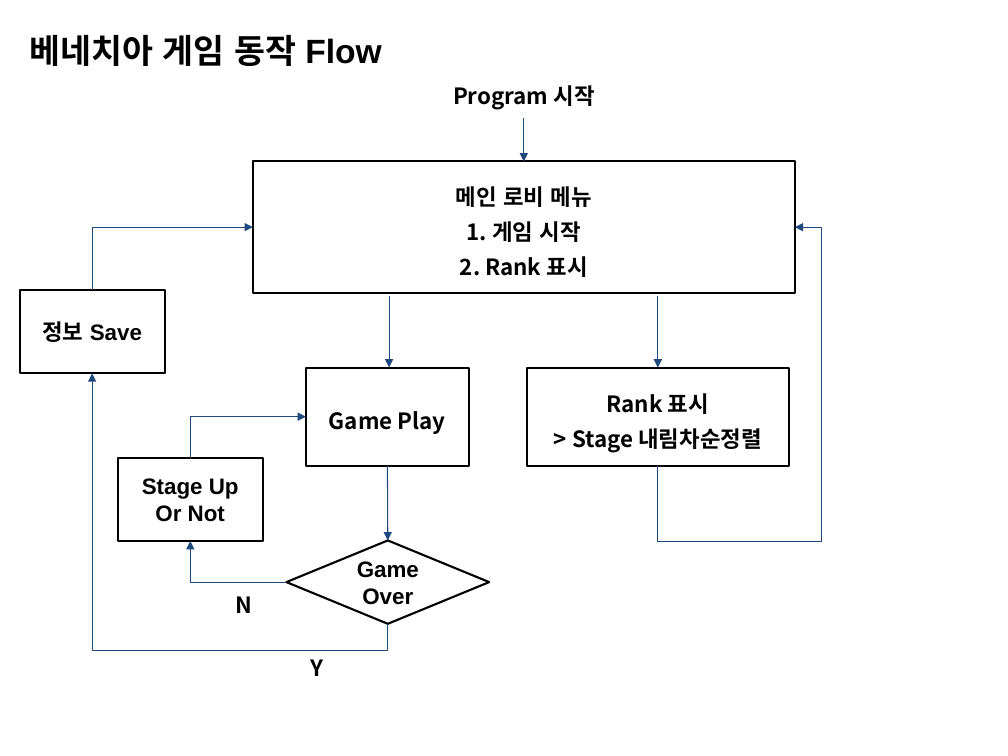
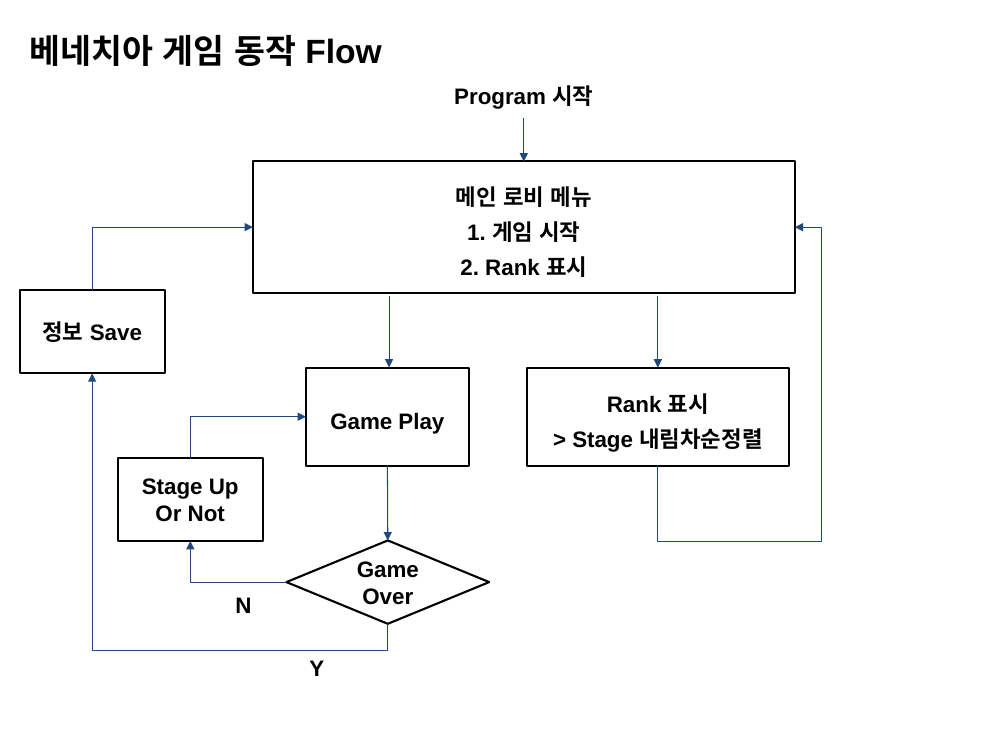
Before and after one commit to seongbae15/AcademyClass, a slide deck: slide 2 of 제출/베네치아게임_정리_v2.pptx. Drawn at 1008x756 pixels with LibreOffice and Linux fonts; fonts in the diff are those of the drawing. Boxes give left, top, right and bottom in pixels: in the first picture for what was removed or moved away, otherwise in the second. Text is boxed around its words. In the diff, an @@ line names an element or a change of style, - is before the commit and + after.

Commit message:
Modify venigame ppt
modify font

```diff
--- a/제출/베네치아게임_정리_v2.pptx
+++ b/제출/베네치아게임_정리_v2.pptx
@@ font Noto Sans CJK KR to Arial in 6 elements at box(253, 161, 795, 292), box(306, 368, 469, 466), box(527, 368, 789, 466), box(454, 85, 593, 109), box(309, 660, 324, 676), box(235, 597, 251, 613) @@
```
Also in this commit, not shown: 8 other slides changed.
